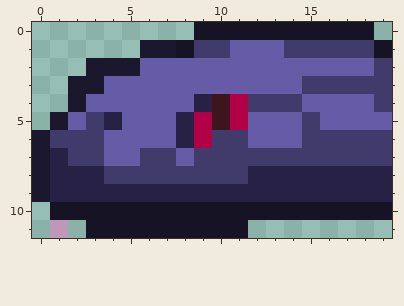
Two versions of one pixel-art sprite, Content/NPCs/Bosses/SnakeBoss/SnakeBossHead.png. That is the earlier state.
The file is 40x24 pixels, drawn in blocks of 2x2; one block is one cell here.
The same view after the edit:
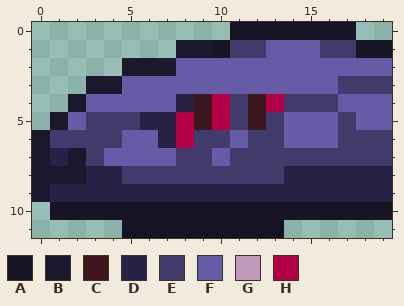
Palette (. is transparent): A #151324  B #1b182d  C #3c161c  D #272245  E #413b6b  F #665ba6  G #bf98b9  H #b20047
From old to new:
Changed rows in their new state; - is an unchanged pixel.
first column x 1:
 0 --------..-------.-
 1 -----..BBAEE-FF--A-
 2 --..-BB-----------F
 3 -.-B----------FF---
 4 -------DCHECH-EE--F
 5 ---EEDDHCHECE-F-E--
 6 ---E--DHE-FEE-FF---
 7 -B---FFE-F---------
 8 BB-D-------EE------
11 .-..-------AA------
Changed places in both pictures, as pixel boxes (x1, y1, x2, y2):
changed: (50, 22, 392, 238)
